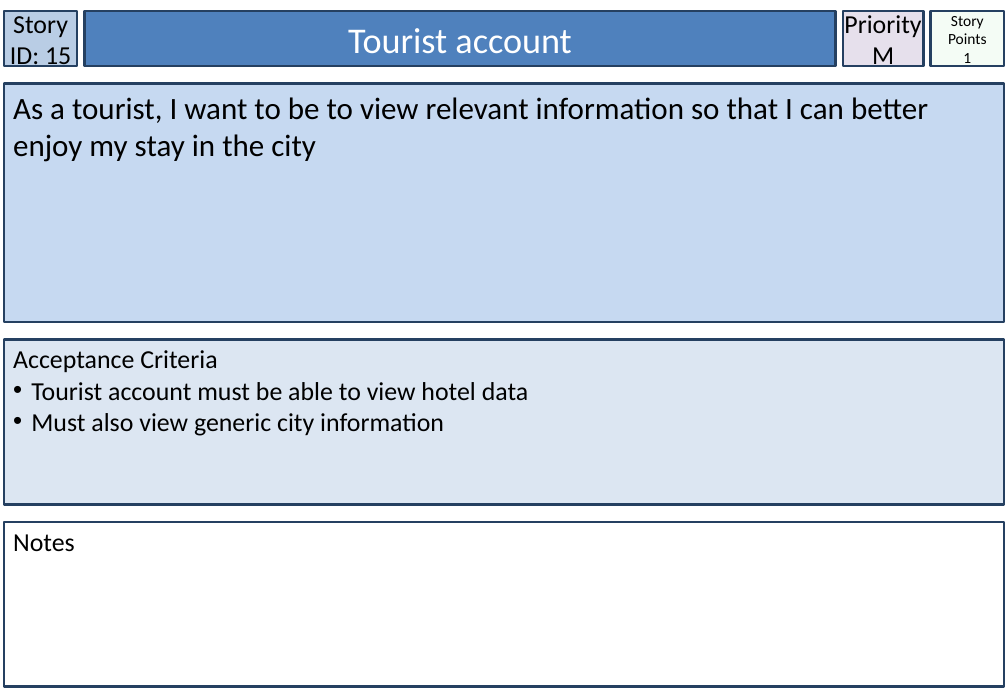
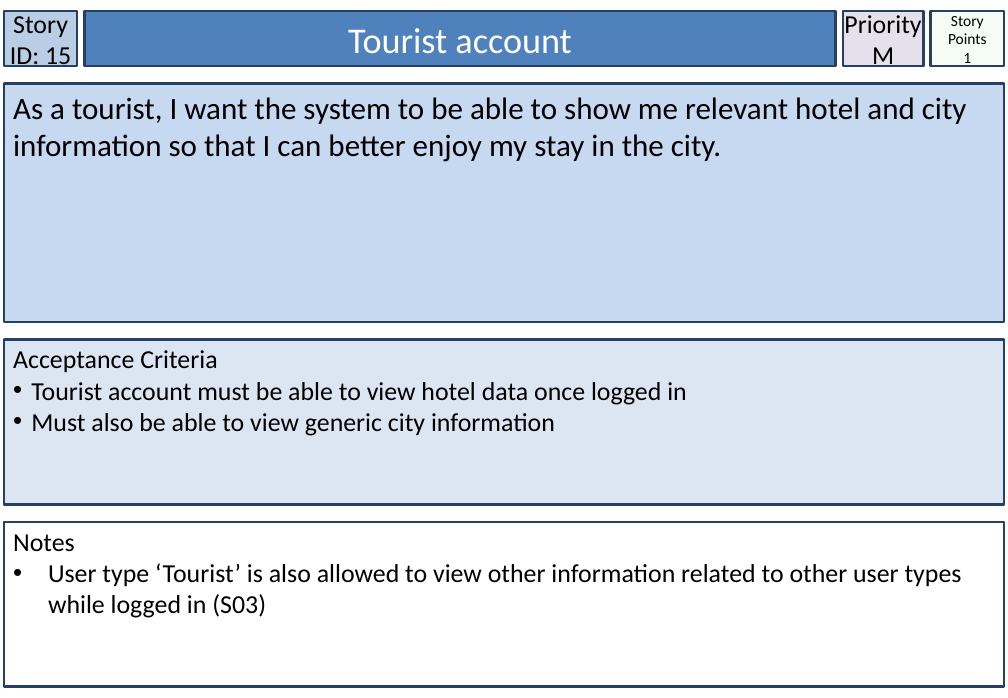
Before and after one commit to Nagarius/Phoenix, a slide deck: slide 16 of StoryCards_Smart_City_TeamPhoenix.pptx. Drawn at 1008x698 pixels with LibreOffice and Linux fonts; fonts in the diff are those of the drawing. Boxes give left, top, right and bottom in pixels: in the first picture for what was removed or moved away, otherwise in the second. Text is boxed around its words. In the diff, an @@ line names an element or a change of style, - is before the commit and + after.

```diff
--- a/StoryCards_Smart_City_TeamPhoenix.pptx
+++ b/StoryCards_Smart_City_TeamPhoenix.pptx
@@ text in rectangle at <box>13,97,967,162</box>: text changed @@
-As a tourist, I want to be to view relevant information so that I can better enjoy my stay in the city
+As a tourist, I want the system to be able to show me relevant hotel and city information so that I can better enjoy my stay in the city.
@@ text in rectangle at <box>31,382,687,436</box>: text changed @@
-• Tourist account must be able to view hotel data
-• Must also view generic city information
+• Tourist account must be able to view hotel data once logged in
+• Must also be able to view generic city information
@@ text in rectangle at <box>48,563,962,618</box>: paragraph added @@
+• User type ‘Tourist’ is also allowed to view other information related to other user types while logged in (S03)
```
Also in this commit, not shown: 29 other slides changed, 1 slide added.
